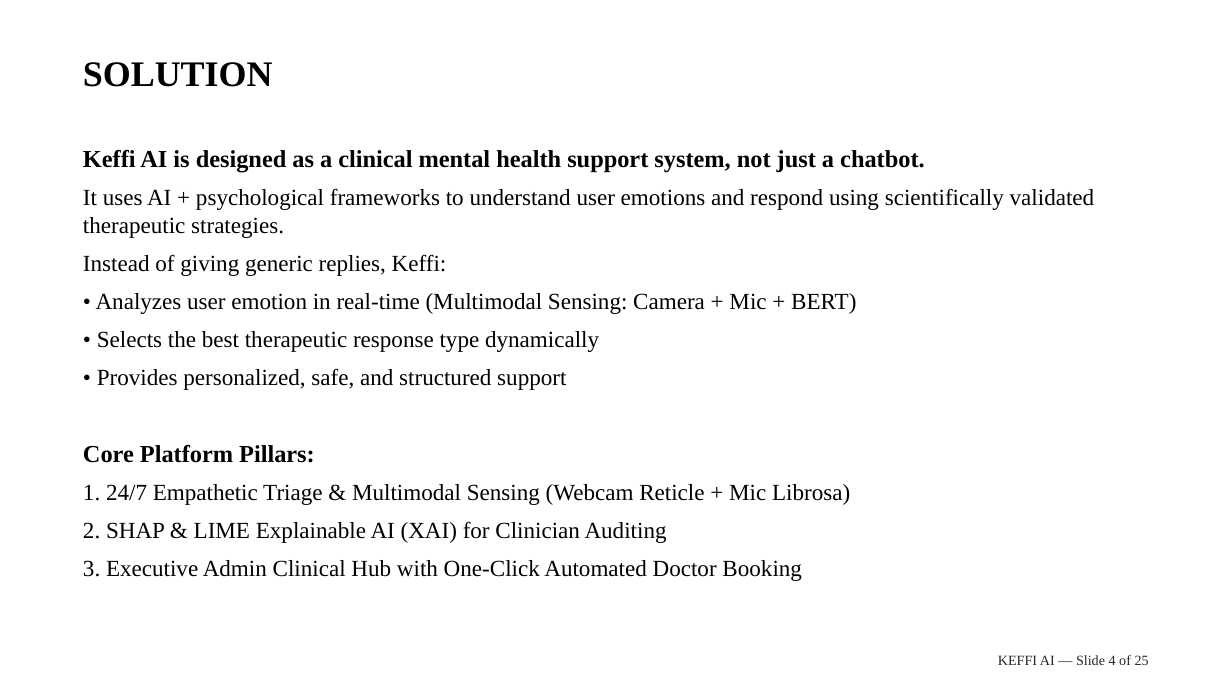
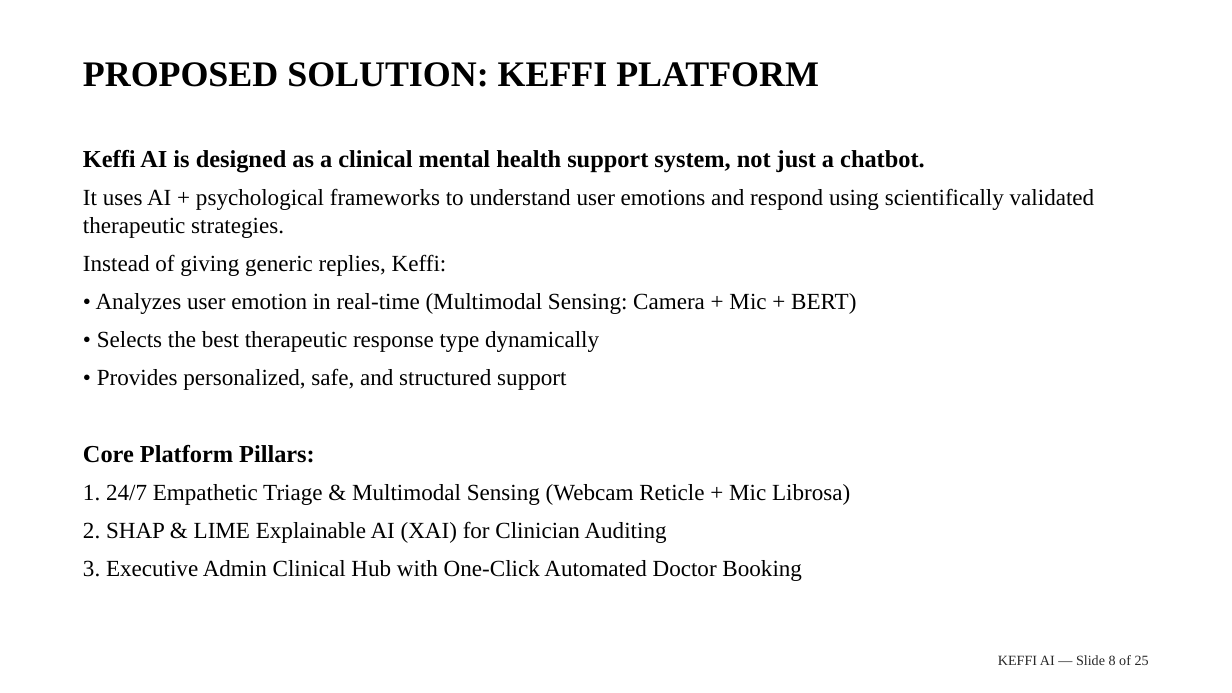
Before and after one commit to balajikrishnan031/Keffi-Test, a slide deck: slide 8 of Final_Submission_Pack/KEFFI_PURE_WHITE_TIMES_ROMAN_25_SLIDE_MASTER.pptx (slide 4 before the commit). Drawn at 1232x693 pixels with LibreOffice and Linux fonts; fonts in the diff are those of the drawing. Boxes give left, top, right and bottom in pixels: in the first picture for what was removed or moved away, otherwise in the second. Text is boxed around its words. In the diff, an @@ line names an element or a change of style, - is before the commit and + after.

```diff
--- a/Final_Submission_Pack/KEFFI_PURE_WHITE_TIMES_ROMAN_25_SLIDE_MASTER.pptx
+++ b/Final_Submission_Pack/KEFFI_PURE_WHITE_TIMES_ROMAN_25_SLIDE_MASTER.pptx
@@ text at [83, 62, 819, 87]: text changed @@
-SOLUTION
+PROPOSED SOLUTION: KEFFI PLATFORM
@@ text at [998, 655, 1149, 665]: text changed @@
-KEFFI AI — Slide 4 of 25
+KEFFI AI — Slide 8 of 25
```
Also in this commit, not shown: 19 other slides changed, 2 slides added, 2 slides removed, 3 other files.
